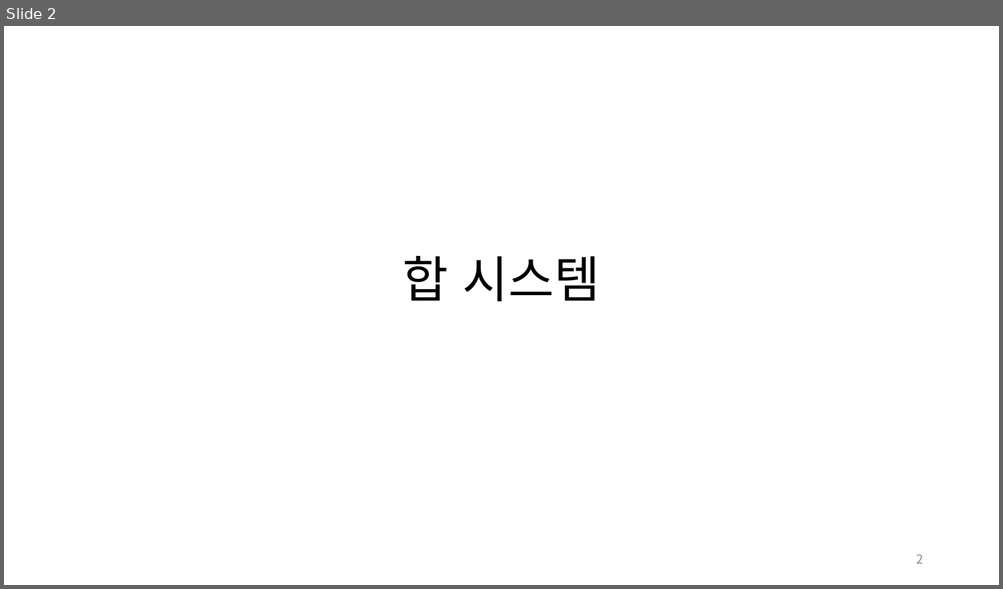
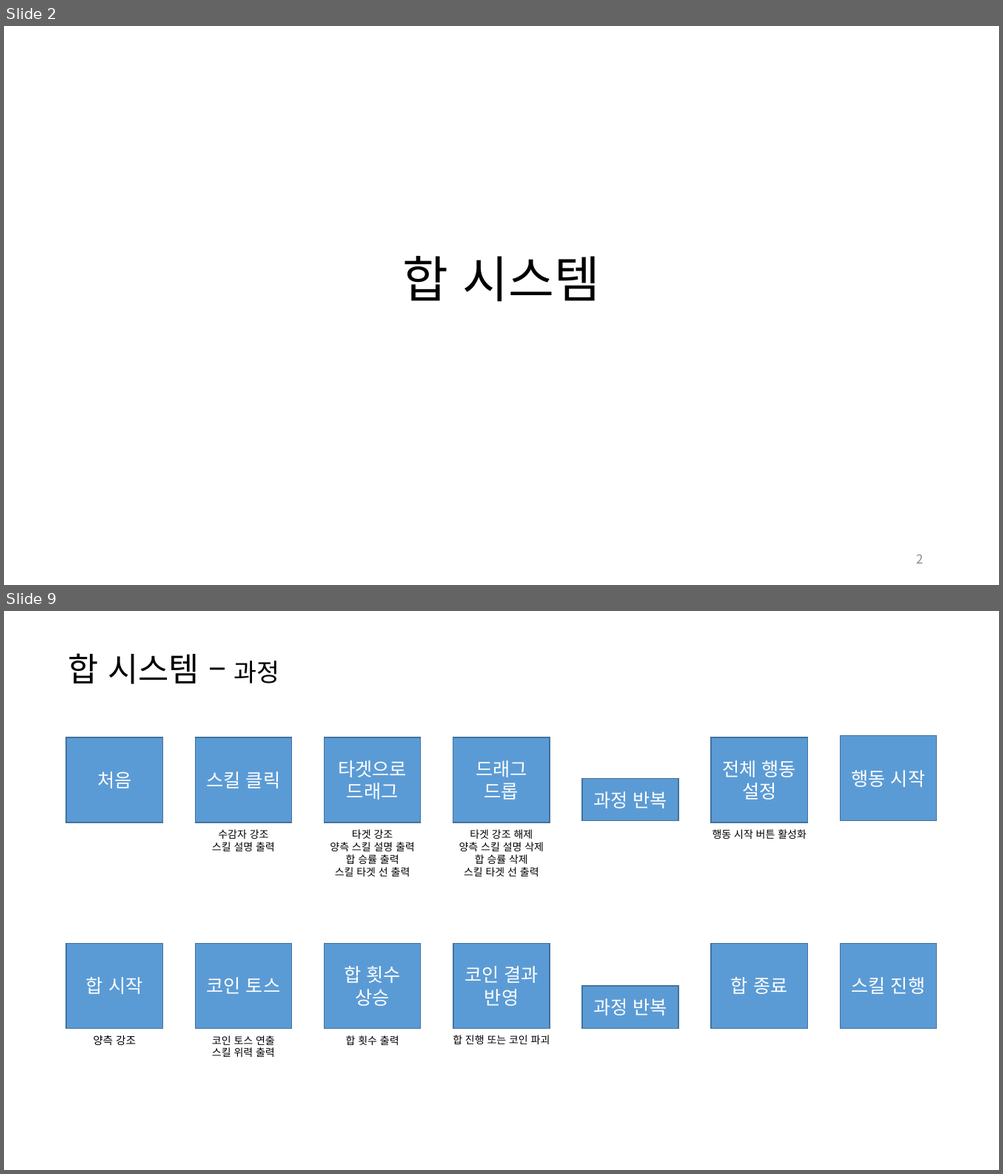
Before and after one commit to yjk0401/unityenginebasic_9th, a slide deck: 기획/림버스 컴퍼니/Limbus Company 합 시스템 역 기획서-윤정근.pptx. Shown one above the other, each under a label of ours: slide 2 before the commit, slides 2 and 9 after it; the slides between them are not shown. The pictures are 1003x589 and 1003x1174 pixels, drawn with LibreOffice and Linux fonts; fonts in the diff are those of the drawing. Boxes give left, top, right and bottom in pixels: in the first picture for what was removed or moved away, otherwise in the second. Text is boxed around its words. In the diff, an @@ line names an element or a change of style, - is before the commit and + after.

```diff
--- a/기획/림버스 컴퍼니/Limbus Company 합 시스템 역 기획서-윤정근.pptx
+++ b/기획/림버스 컴퍼니/Limbus Company 합 시스템 역 기획서-윤정근.pptx
@@ slide 9 added at (x1=4, y1=611, x2=999, y2=1170), background #FFFFFF @@
@@ text added at (x1=68, y1=653, x2=279, y2=684), 32 pt, text #000000 @@
+합 시스템 – 과정
@@ rectangle added at (x1=66, y1=738, x2=162, y2=823), fill #5B9BD5, outline #43739E 1 pt, 18 pt, text #FFFFFF @@
+처음
@@ rectangle added at (x1=195, y1=738, x2=291, y2=823), fill #5B9BD5, outline #43739E 1 pt, 18 pt, text #FFFFFF @@
+스킬 클릭
@@ rectangle added at (x1=324, y1=738, x2=421, y2=823), fill #5B9BD5, outline #43739E 1 pt, 18 pt, text #FFFFFF @@
+타겟으로 드래그
@@ rectangle added at (x1=453, y1=738, x2=549, y2=823), fill #5B9BD5, outline #43739E 1 pt, 18 pt, text #FFFFFF @@
+드래그 드롭
@@ rectangle added at (x1=711, y1=738, x2=808, y2=823), fill #5B9BD5, outline #43739E 1 pt, 18 pt, text #FFFFFF @@
+전체 행동 설정
@@ rectangle added at (x1=839, y1=735, x2=936, y2=820), fill #5B9BD5, outline #43739E 1 pt, 18 pt, text #FFFFFF @@
+행동 시작
@@ rectangle added at (x1=582, y1=778, x2=678, y2=820), fill #5B9BD5, outline #43739E 1 pt, 18 pt, text #FFFFFF @@
+과정 반복
@@ text added at (x1=212, y1=829, x2=275, y2=851), 10 pt, text #000000 @@
+수감자 강조
+스킬 설명 출력
@@ text added at (x1=330, y1=829, x2=415, y2=877), 10 pt, text #000000 @@
+타겟 강조
+양측 스킬 설명 출력
+합 승률 출력
+스킬 타겟 선 출력
@@ text added at (x1=459, y1=829, x2=543, y2=877), 10 pt, text #000000 @@
+타겟 강조 해제
+양측 스킬 설명 삭제
+합 승률 삭제
+스킬 타겟 선 출력
@@ text added at (x1=712, y1=829, x2=806, y2=839), 10 pt, text #000000 @@
+행동 시작 버튼 활성화
@@ rectangle added at (x1=66, y1=944, x2=162, y2=1029), fill #5B9BD5, outline #43739E 1 pt, 18 pt, text #FFFFFF @@
+합 시작
@@ rectangle added at (x1=195, y1=944, x2=291, y2=1029), fill #5B9BD5, outline #43739E 1 pt, 18 pt, text #FFFFFF @@
+코인 토스
@@ rectangle added at (x1=324, y1=944, x2=421, y2=1029), fill #5B9BD5, outline #43739E 1 pt, 18 pt, text #FFFFFF @@
+합 횟수 상승
@@ rectangle added at (x1=453, y1=944, x2=549, y2=1029), fill #5B9BD5, outline #43739E 1 pt, 18 pt, text #FFFFFF @@
+코인 결과 반영
@@ rectangle added at (x1=711, y1=944, x2=808, y2=1029), fill #5B9BD5, outline #43739E 1 pt, 18 pt, text #FFFFFF @@
+합 종료
@@ rectangle added at (x1=839, y1=944, x2=936, y2=1029), fill #5B9BD5, outline #43739E 1 pt, 18 pt, text #FFFFFF @@
+스킬 진행
@@ rectangle added at (x1=582, y1=986, x2=678, y2=1029), fill #5B9BD5, outline #43739E 1 pt, 18 pt, text #FFFFFF @@
+과정 반복
@@ text added at (x1=93, y1=1036, x2=136, y2=1045), 10.5 pt, text #000000 @@
+양측 강조
@@ text added at (x1=212, y1=1036, x2=275, y2=1057), 10 pt, text #000000 @@
+코인 토스 연출
+스킬 위력 출력
@@ text added at (x1=346, y1=1036, x2=399, y2=1045), 10 pt, text #000000 @@
+합 횟수 출력
@@ text added at (x1=452, y1=1035, x2=550, y2=1045), 10 pt, text #000000 @@
+합 진행 또는 코인 파괴
```
Also in this commit, not shown: 5 slides changed, 4 other slides added, 1 other file.
